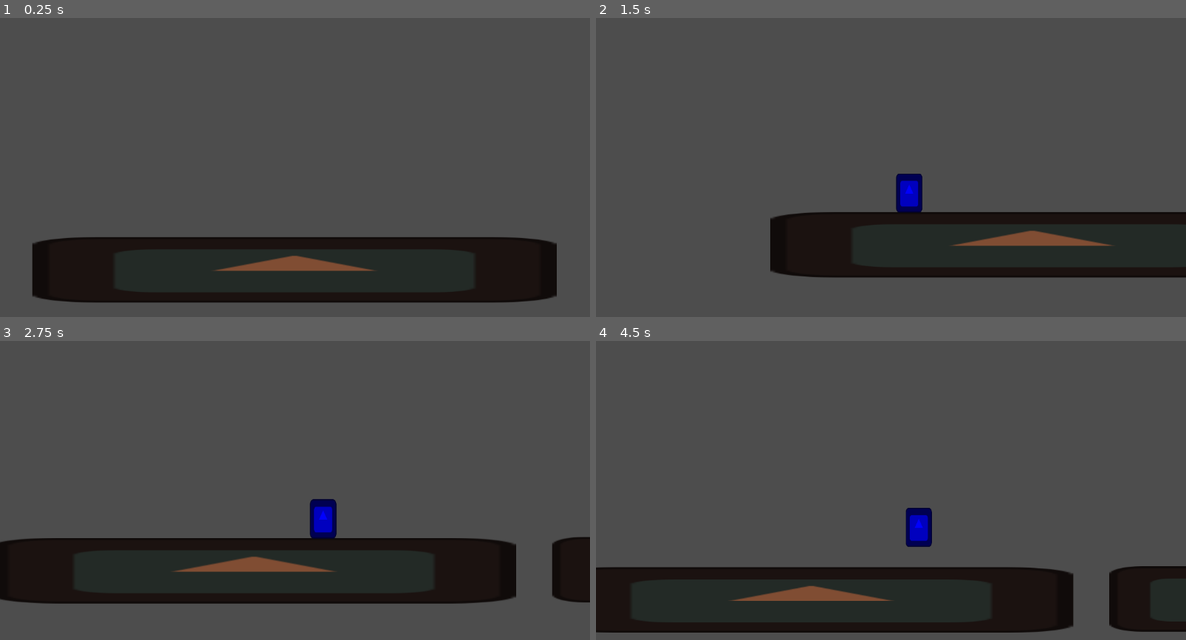
Above: before the commit, frames 1-4 (two rows, left to right).
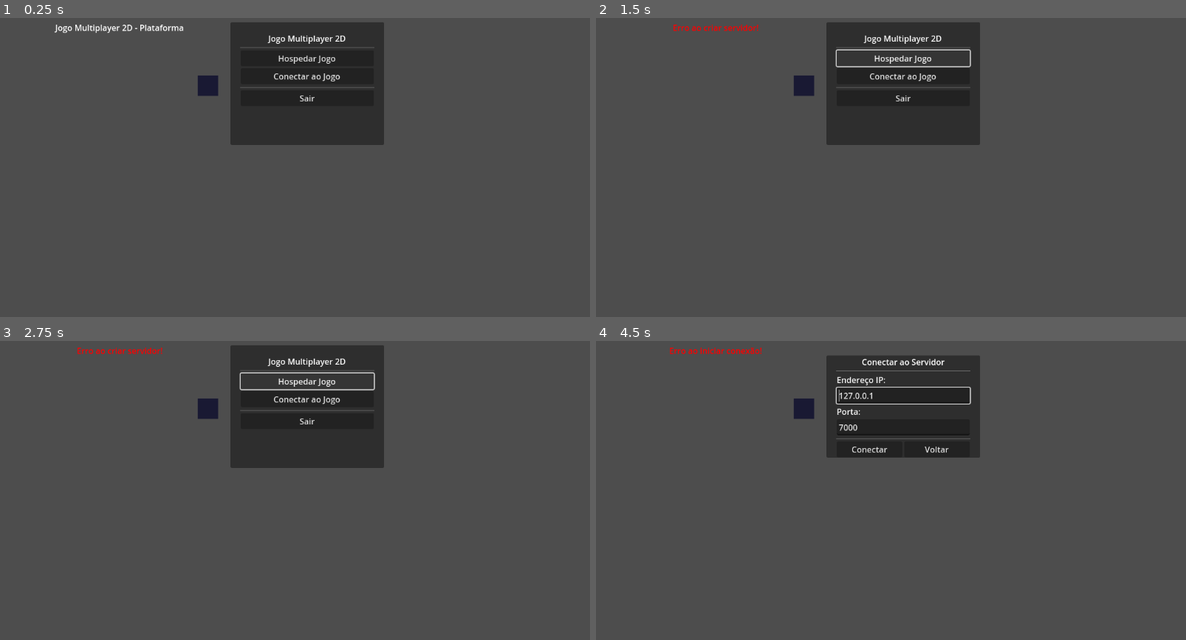
Above: after the commit, the same moments.

Repository: Andriwfonseca/game-godot-multiplayer
Game: Godot game, scene res://scenes/MainMenu.tscn
Same seed, same stepped clock (60 frames per second), same inputs: the game is played once before the commit and once after it. Before the commit the project starts from res://scenes/Game.tscn. The engine's default icon, where the game draws it, is replaced by a stand-in: a white triangle on a blue panel in a dark square.
Inputs (mouse positions are in pixels of both pictures, inside the frame that each line leads up to):
- Up to frame 1 (0.25 s): no input
- Up to frame 2 (1.5 s): click (902, 56) at 0.5 s, where only the run after the commit has a clickable "Hospedar Jogo"; tap Enter at 1.25, 1.35 s; hold D (ui_right) from 1.28 s (still down)
- Up to frame 3 (2.75 s): keep holding D (ui_right); tap Space (jump) at 1.52, 2.27 s; tap H at 2.1 s
- Up to frame 4 (4.5 s): release D (ui_right) at 2.78 s; hold A (ui_left) 2.78-3.53 s; tap J at 2.85 s; hold D (ui_right) from 3.53 s (still down); tap Q at 3.6 s; tap Space (jump) at 3.77 s; tap Enter at 4.35 s

The runs differ from the first frame. In frame 1, 30% of the frame differs, in the area x 5-95%, y 1-96%; in frame 2, 26%; in frame 3, 31%, in the area x 0-100%, y 1-88%; in frame 4, 30%.

Commit message:
feat: removido MultiplayerSynchronizer  que nao estava sendo usado

Diff:
--- a/project.godot
+++ b/project.godot
@@ -11,8 +11,8 @@
 [application]
 
 config/name="game-multiplayer"
-run/main_scene="uid://dteyy8k7doqy"
-config/features=PackedStringArray("4.4", "Mobile")
+run/main_scene="uid://d01dgvj3eedhw"
+config/features=PackedStringArray("4.5", "Mobile")
 config/icon="res://icon.svg"
 
 [autoload]
--- a/scenes/Player.tscn
+++ b/scenes/Player.tscn
@@ -1,12 +1,10 @@
-[gd_scene load_steps=5 format=3 uid="uid://cg1r6vp8shsqf"]
+[gd_scene load_steps=4 format=3 uid="uid://cg1r6vp8shsqf"]
 
 [ext_resource type="Script" uid="uid://ce5jeawg78uej" path="res://scripts/Player.gd" id="1_1w8xb"]
 [ext_resource type="Texture2D" uid="uid://bfhi5hxtdtv03" path="res://icon.svg" id="2_v6fml"]
 
 [sub_resource type="RectangleShape2D" id="RectangleShape2D_v6fml"]
 size = Vector2(48, 75)
-
-[sub_resource type="SceneReplicationConfig" id="SceneReplicationConfig_3li8b"]
 
 [node name="Player" type="CharacterBody2D"]
 script = ExtResource("1_1w8xb")
@@ -18,6 +16,3 @@
 [node name="CollisionShape2D" type="CollisionShape2D" parent="."]
 position = Vector2(0, 0.5)
 shape = SubResource("RectangleShape2D_v6fml")
-
-[node name="MultiplayerSynchronizer" type="MultiplayerSynchronizer" parent="."]
-replication_config = SubResource("SceneReplicationConfig_3li8b")
--- a/scenes/PlayerSync.tres
+++ /dev/null
@@ -1,9 +0,0 @@
-[gd_resource type="SceneReplicationConfig" format=3 uid="uid://pmpc6ueqqxbc"]
-
-[resource]
-properties/0/path = NodePath(".:position")
-properties/0/spawn = true
-properties/0/replication_mode = 1
-properties/1/path = NodePath(".:velocity")
-properties/1/spawn = true
-properties/1/replication_mode = 1
--- a/scripts/Player.gd
+++ b/scripts/Player.gd
@@ -12,7 +12,6 @@
 # 📍 REFERÊNCIAS DOS NÓS (serão conectadas automaticamente)
 @onready var sprite = $Sprite2D
 @onready var collision = $CollisionShape2D
-@onready var multiplayer_sync = $MultiplayerSynchronizer
 
 # 🌍 FÍSICA DO MUNDO
 var gravity = ProjectSettings.get_setting("physics/2d/default_gravity")
@@ -30,13 +29,6 @@
 	# 🎨 Aplica cor única para cada jogador
 	_set_player_color()
 
-	# ⚙️ Configuração será feita via setup_for_network()
-
-	# 🌐 CONFIGURAÇÃO MANUAL DE SINCRONIZAÇÃO
-	if multiplayer_sync and multiplayer and multiplayer.has_multiplayer_peer():
-		# Define quais propriedades sincronizar
-		multiplayer_sync.set_multiplayer_authority(multiplayer.get_unique_id())
-		print("🔗 Sincronização configurada para jogador: ", multiplayer.get_unique_id())
 
 func _set_player_color():
 	"""
Not shown, changed: icon.svg.import
Not shown, added: documentacao.html
Not shown, added: documentacao2.html
